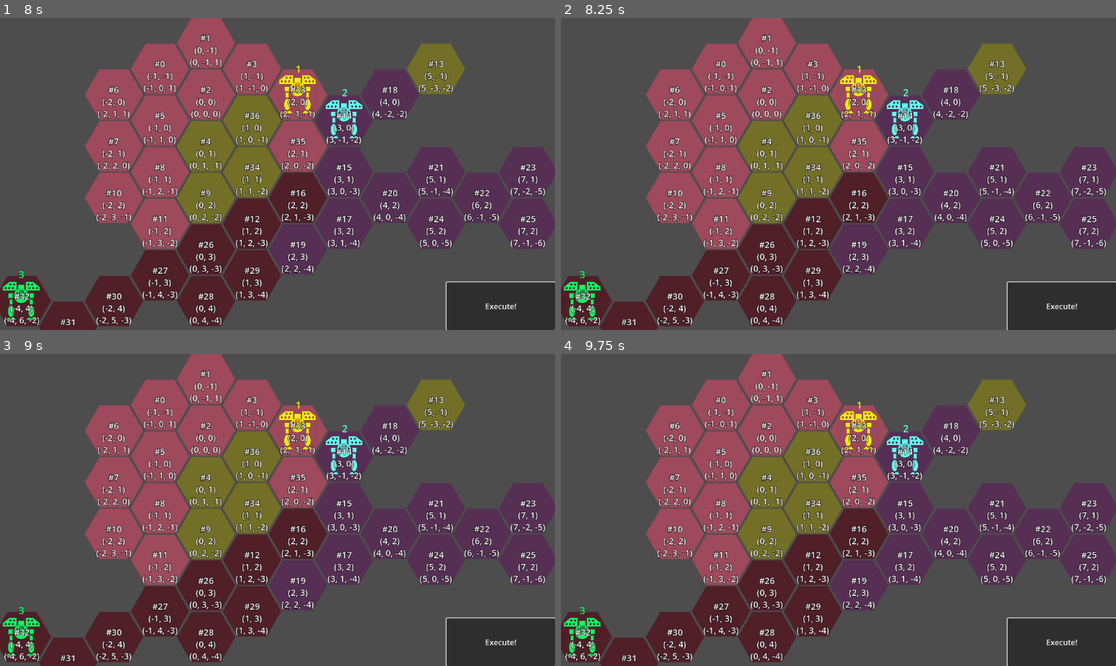
Above: before the commit, frames 1-4 (two rows, left to right).
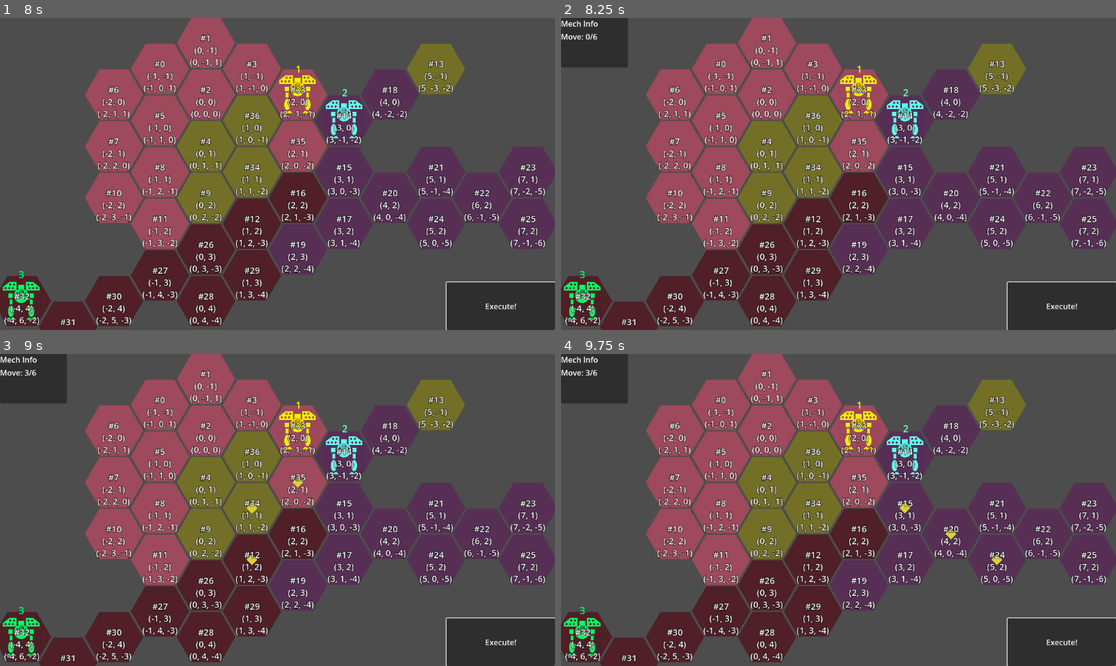
Above: after the commit, the same moments.

Repository: ArokhSlade/confetticore
Game: Godot game, scene res://game.tscn
The game is run twice, just before and just after one commit, with the same random seed, the same clock (stepped at 60 frames per second) and the same inputs.
Inputs (mouse positions are in pixels of both pictures, inside the frame that each line leads up to):
- Up to frame 1 (8 s): click "Execute!" at 0.5 s; tap Enter at 1.25, 4.25, 5.75 s; move the mouse to (249, 236) at 1.27 s; click (249, 236) at 1.42 s; click "Execute!" at 2 s; tap Space at 2.75, 5, 6.5 s; move the mouse to (444, 220) at 2.77 s; click (444, 220) at 2.92 s; click "Execute!" at 3.5 s; move the mouse to (111, 127) at 4.27 s; click (111, 127) at 4.42 s; move the mouse to (305, 174) at 5.02 s; click (305, 174) at 5.17 s; move the mouse to (194, 96) at 5.77 s; click (194, 96) at 5.92 s; move the mouse to (399, 158) at 6.52 s; click (399, 158) at 6.67 s; move the mouse to (166, 189) at 7.27 s; click (166, 189) at 7.42 s
- Up to frame 2 (8.25 s): move the mouse to (894, 105) at 8.02 s; click (894, 105) at 8.17 s
- Up to frame 3 (9 s): move the mouse to (249, 572) at 8.77 s; click (249, 572) at 8.92 s
- Up to frame 4 (9.75 s): move the mouse to (1005, 556) at 9.52 s; click (1005, 556) at 9.67 s

Frame 1 is identical in both runs. In frame 2, 1.8% of the frame differs, in the area x 0-13%, y 0-16%; in frame 3, 1.9%, in the area x 0-55%, y 0-68%; in frame 4, 1.9%.
Error before the commit: Invalid access to property or key '(2, -1, -1)' on a base object of type 'Dictionary[Vector3i, Hex]'. (res://hex_map.gd:18)

Commit message:
bugfix in get_hex

Diff:
--- a/hex_map.gd
+++ b/hex_map.gd
@@ -15,7 +15,7 @@
 
 func get_hex(node_2d : Node2D):
 	var cube = get_cube_coords(node_2d)
-	var hex = hex_data[cube]
+	var hex = cube_to_hex(cube)
 	return hex
 
 func get_cube_coords(node_2d : Node2D):
